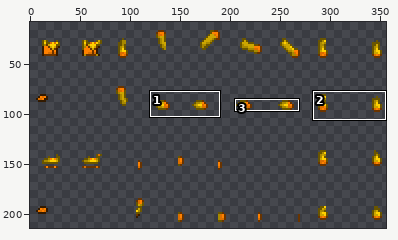
Sprite sheet -- Content/Items/Armor/DuneChestplate_Body.png. Above: a wide view before the commit, with the close-up outlined.
Close-up. Before:
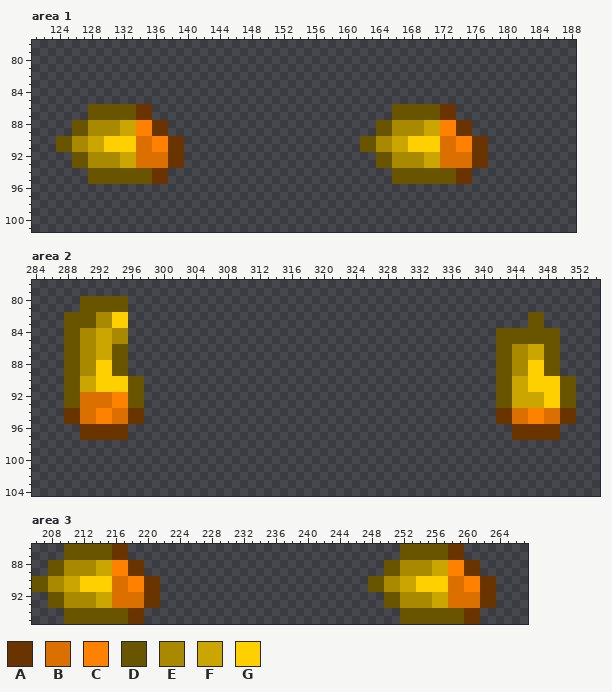
The file is 360x224 pixels. Shown: area 1: x 121..188, y 78..101; area 2: x 284..354, y 78..104; area 3: x 206..267, y 86..95. The wide view leaves out empty margins. The commit also changed other parts of the picture, which this record leaves out.
Palette (. is transparent): A #693400  B #db6f00  C #ff8100  D #695500  E #a88900  F #cca600  G #ffd000
Pixels before, area 1, first column x 124:
86 ....DDDDDDAA..............................DDDDDDAA....
87 ....DDDDDDAA..............................DDDDDDAA....
88 ..DDEEEEFFCCAA..........................DDEEEEFFCCAA..
89 ..DDEEEEFFCCAA..........................DDEEEEFFCCAA..
90 DDEEFFGGGGBBCCAA......................DDEEFFGGGGBBCCAA
91 DDEEFFGGGGBBCCAA......................DDEEFFGGGGBBCCAA
92 ..DDEEEEFFBBBBAA........................DDEEEEFFBBBBAA
93 ..DDEEEEFFBBBBAA........................DDEEEEFFBBBBAA
94 ....DDDDDDDDAA............................DDDDDDDDAA..
95 ....DDDDDDDDAA............................DDDDDDDDAA..
Pixels before, area 2, first column x 288:
80 ..DDDDDD........................................................
81 ..DDDDDD........................................................
82 DDDDEEGG..................................................DD....
83 DDDDEEGG..................................................DD....
84 DDEEFFEE..............................................DDDDDDDD..
85 DDEEFFEE..............................................DDDDDDDD..
86 DDEEFFDD..............................................DDEEFFDD..
87 DDEEFFDD..............................................DDEEFFDD..
88 DDEEGGDD..............................................DDEEGGDD..
89 DDEEGGDD..............................................DDEEGGDD..
90 DDFFGGGGDD............................................DDFFGGGGDD
91 DDFFGGGGDD............................................DDFFGGGGDD
92 DDBBBBCCDD............................................DDFFFFGGDD
93 DDBBBBCCDD............................................DDFFFFGGDD
94 AABBCCBBAA............................................AABBCCBBAA
95 AABBCCBBAA............................................AABBCCBBAA
96 ..AAAAAA................................................AAAAAA..
97 ..AAAAAA................................................AAAAAA..
Pixels before, area 3, first column x 206:
86 ....DDDDDDAA..................................DDDDDDAA....
87 ....DDDDDDAA..................................DDDDDDAA....
88 ..DDEEEEFFCCAA..............................DDEEEEFFCCAA..
89 ..DDEEEEFFCCAA..............................DDEEEEFFCCAA..
90 DDEEFFGGGGBBCCAA..........................DDEEFFGGGGBBCCAA
91 DDEEFFGGGGBBCCAA..........................DDEEFFGGGGBBCCAA
92 ..DDEEEEFFBBBBAA............................DDEEEEFFBBBBAA
93 ..DDEEEEFFBBBBAA............................DDEEEEFFBBBBAA
94 ....DDDDDDDDAA................................DDDDDDDDAA..
95 ....DDDDDDDDAA................................DDDDDDDDAA..
New version:
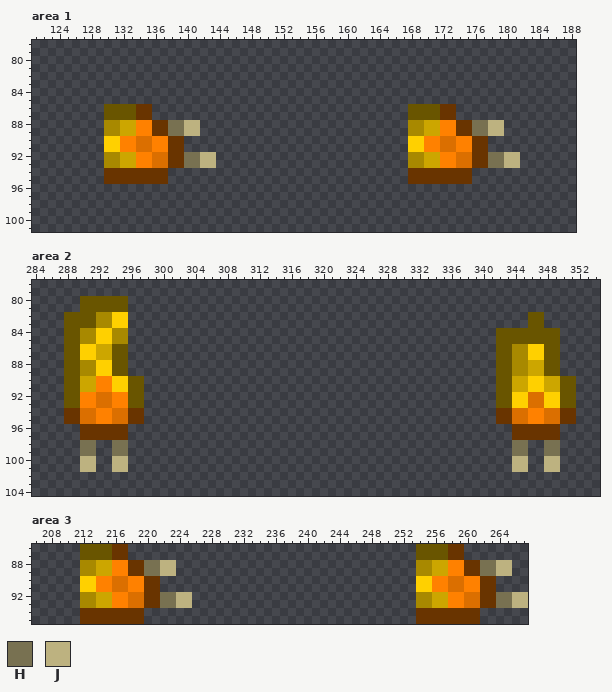
Colours new in this view: H #787151  J #bdb280
Difference:
Changed rows in their new state; - is an unchanged pixel.
Area 1:
first column x 124:
 86 ----..------------------------------------..--------------
 87 ----..------------------------------------..--------------
 88 --....--------HHJJ----------------------....--------HHJJ--
 89 --....--------HHJJ----------------------....--------HHJJ--
 90 ......--CC----------------------------......--CC----------
 91 ......--CC----------------------------......--CC----------
 92 --....----CC----HHJJ--------------------....----CC----HHJJ
 93 --....----CC----HHJJ--------------------....----CC----HHJJ
 94 ----..AAAAAA------------------------------..AAAAAA--------
 95 ----..AAAAAA------------------------------..AAAAAA--------
Area 2:
first column x 290:
 84 --GG--------------------------------------------------------
 85 --GG--------------------------------------------------------
 86 GG------------------------------------------------------GG--
 87 GG------------------------------------------------------GG--
 88 --------------------------------------------------------FF--
 89 --------------------------------------------------------FF--
 90 --CC------------------------------------------------------FF
 91 --CC------------------------------------------------------FF
 92 CC----------------------------------------------------GGBB--
 93 CC----------------------------------------------------GGBB--
first column x 290:
 98 HH--HH------------------------------------------------HH--HH
 99 HH--HH------------------------------------------------HH--HH
100 JJ--JJ------------------------------------------------JJ--JJ
101 JJ--JJ------------------------------------------------JJ--JJ
Area 3:
first column x 206:
86 ----..----------------------------------------..--------------
87 ----..----------------------------------------..--------------
88 --....--------HHJJ--------------------------....--------HHJJ--
89 --....--------HHJJ--------------------------....--------HHJJ--
90 ......--CC--------------------------------......--CC----------
91 ......--CC--------------------------------......--CC----------
92 --....----CC----HHJJ------------------------....----CC----HHJJ
93 --....----CC----HHJJ------------------------....----CC----HHJJ
94 ----..AAAAAA----------------------------------..AAAAAA--------
95 ----..AAAAAA----------------------------------..AAAAAA--------
Pixel boxes of the changes (left, top, right, bottom) in both close-ups:
changed: (56, 104, 216, 184)
changed: (360, 104, 520, 184)
changed: (80, 328, 128, 472)
changed: (512, 344, 560, 472)
changed: (32, 544, 192, 624)
changed: (368, 544, 528, 624)
